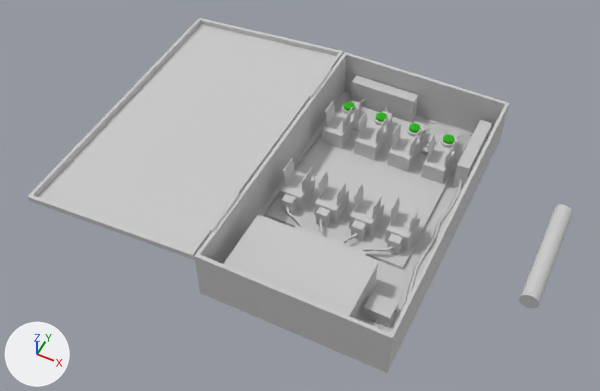
Renders of the FBX model Assets/Fuse Box System/PackageAssets/Models/Fuse Box.FBX from each side of a commit.
The view is the same before and after, from a 50 mm camera at (0.292, -0.589, 0.659) aimed at (0.034, -0.073, 0.014). The axes (+X, +Y, +Z) are drawn at lower left. The lights are the same throughout. Where no turn or scale is listed for an object, it has been applied to the vertices.

The older version as bpy lines, for what is in view:
```python
me_mesh = bpy.data.meshes.new('Mesh')
me_mesh.from_pydata(...)  # 928 vertices, 1360 faces; spans x -0.098..0.294, y -0.165..0.165, z -0.043..0.017
me_mesh.materials.append(mat_fuse_box_mat)  # light grey #cacaca
me_mesh_001 = bpy.data.meshes.new('Mesh.001')
me_mesh_001.from_pydata(...)  # a 12-sided cylinder along y spanning x -0.0093..0.0093, y 0.0..0.1222, z -0.0093..0.0093
me_mesh_001.materials.append(mat_fuse_box_mat)  # light grey #cacaca
ob_fuse_box = bpy.data.objects.new('Fuse Box', me_mesh)
ob_fuse_box.location = (-0.1015, -0.0502, 0.0405)
ob_fuse_box_fuse = bpy.data.objects.new('Fuse Box_Fuse', me_mesh_001)
ob_fuse_box_fuse.location = (0.2842, -0.1053, 0.0259)
```
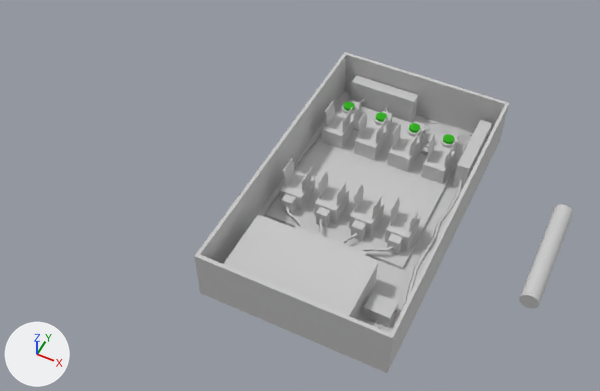
The change in detail:
me_mesh is used by ob_fuse_box; location (-0.1015, -0.0502, 0.0405).
me_mesh had 928 vertices, 1360 faces and spanned x -0.098..0.294, y -0.165..0.165, z -0.043..0.017.
me_mesh now has 882 vertices, 1270 faces and spans x 0.098..0.294, y -0.165..0.165, z -0.043..0.017.
me_mesh part 1: the loose piece of 16 vertices spanning x -0.098..0.097, y -0.165..0.165, z -0.008..0.015 is deleted.
me_mesh part 2: 15 vertices removed from x 0.095..0.1, y 0.077..0.129, z 0.012..0.017.
me_mesh part 3: 15 vertices removed from x 0.095..0.1, y -0.134..-0.082, z 0.012..0.017.

Changed parts and their boxes [x1, y1, x2, y2] in the pictures (600 x 391 px):
'Fuse Box', reshaped (35% narrower, 10% shorter)
    before: [27, 18, 509, 373]
    after: [194, 52, 509, 373]
part 1 of me_mesh, deleted
    before: [27, 18, 343, 260]
part 2 of me_mesh, deleted
    before: [308, 68, 332, 99]
part 3 of me_mesh, deleted
    before: [209, 193, 240, 233]
